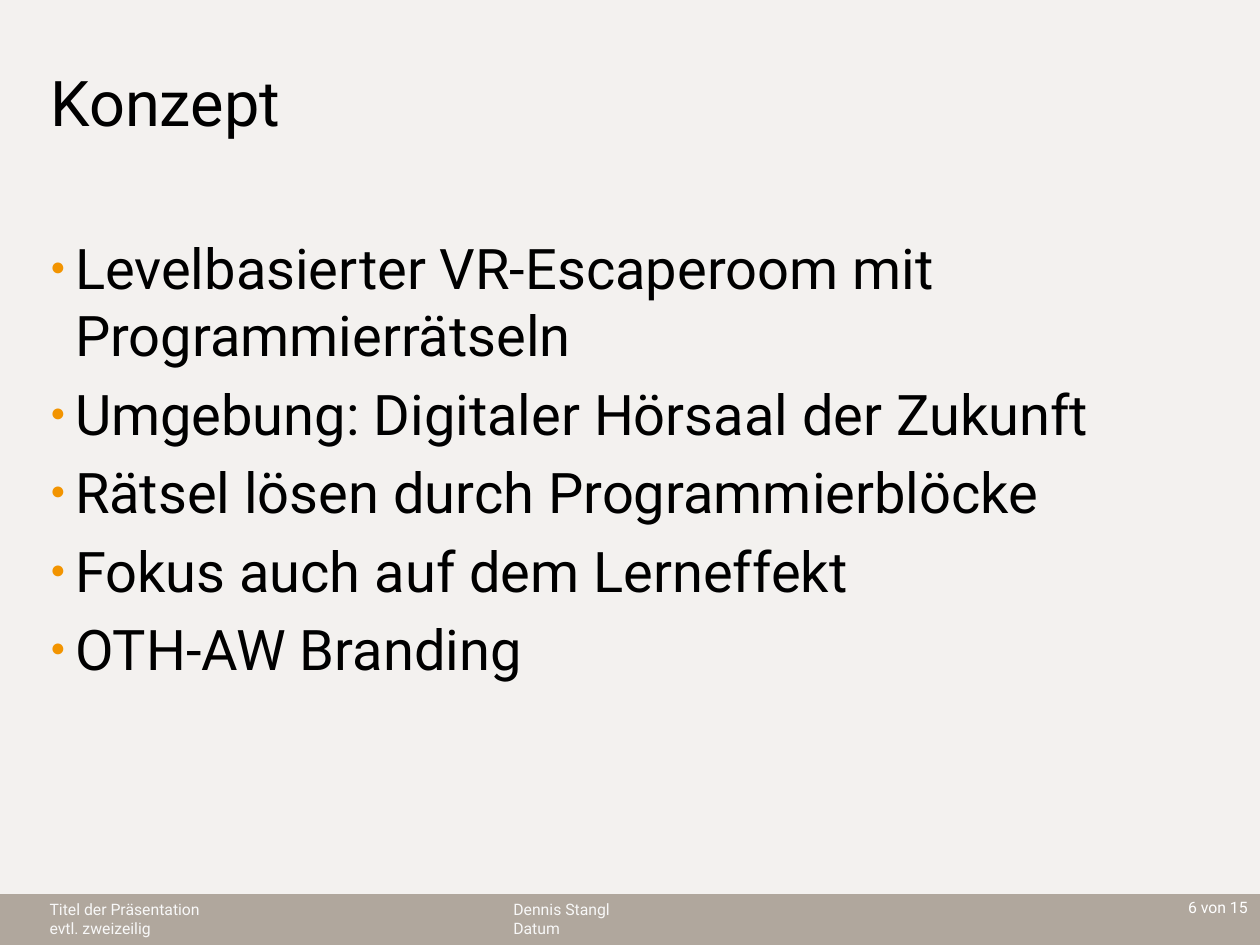
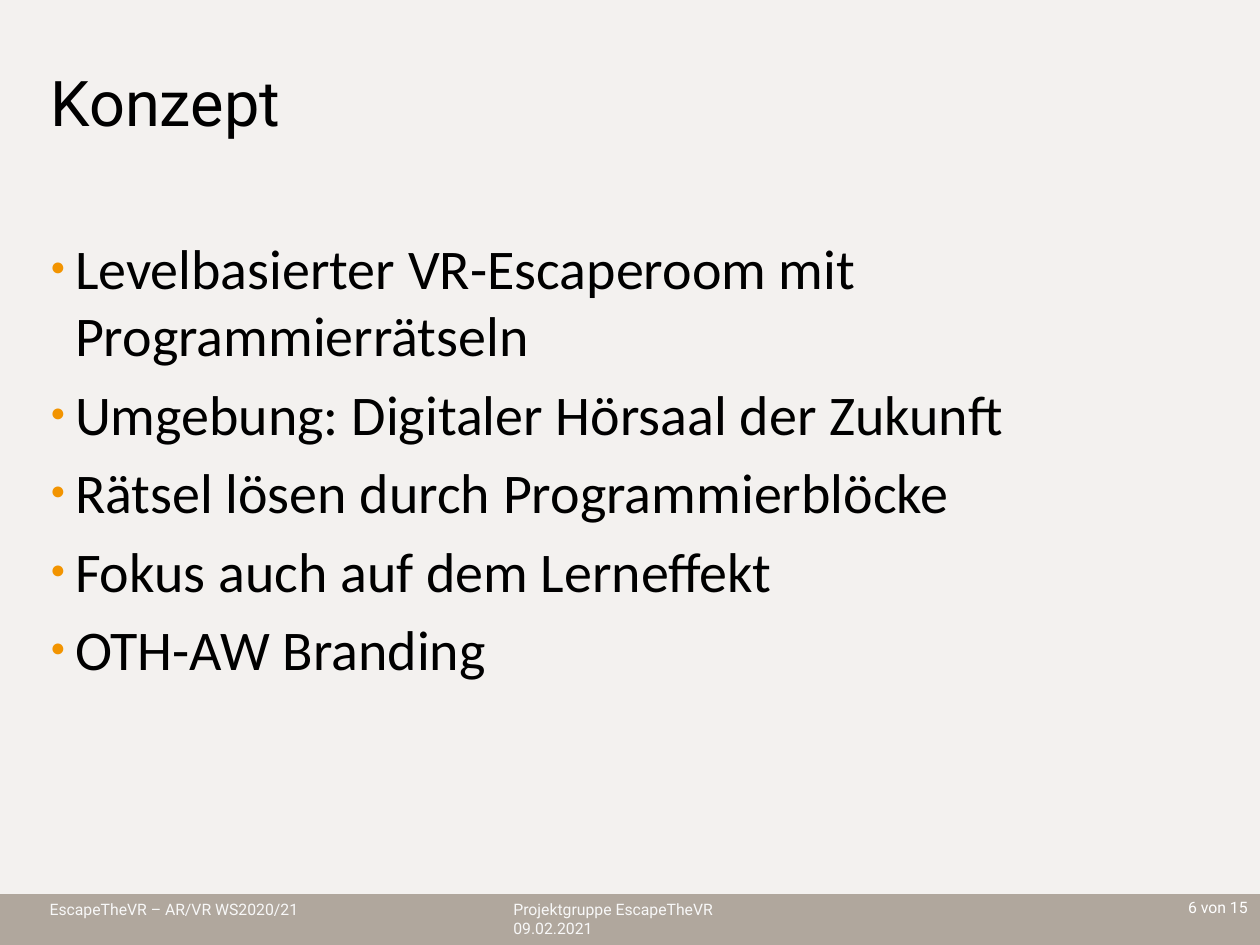
Before and after one commit to sebastian-steindl/EscapeTheVR, a slide deck: slide 6 of Präsentation.pptx. Drawn at 1260x945 pixels with LibreOffice and Linux fonts; fonts in the diff are those of the drawing; background and template pictures are left out. Boxes give left, top, right and bottom in pixels: in the first picture for what was removed or moved away, otherwise in the second. Text is boxed around its words. In the diff, an @@ line names an element or a change of style, - is before the commit and + after.

```diff
--- a/Präsentation.pptx
+++ b/Präsentation.pptx
@@ text "Levelbasierter VR-Escaperoom mit Programmierrätseln" at box(75, 250, 1002, 680): font Roboto to Calibri @@
@@ text at box(50, 903, 298, 918): text changed @@
-Titel der Präsentation
-evtl. zweizeilig
+EscapeTheVR – AR/VR WS2020/21
@@ text at box(513, 903, 713, 934): text changed @@
-Dennis Stangl
-Datum
+Projektgruppe EscapeTheVR
+09.02.2021
```
Also in this commit, not shown: 12 other slides changed.
